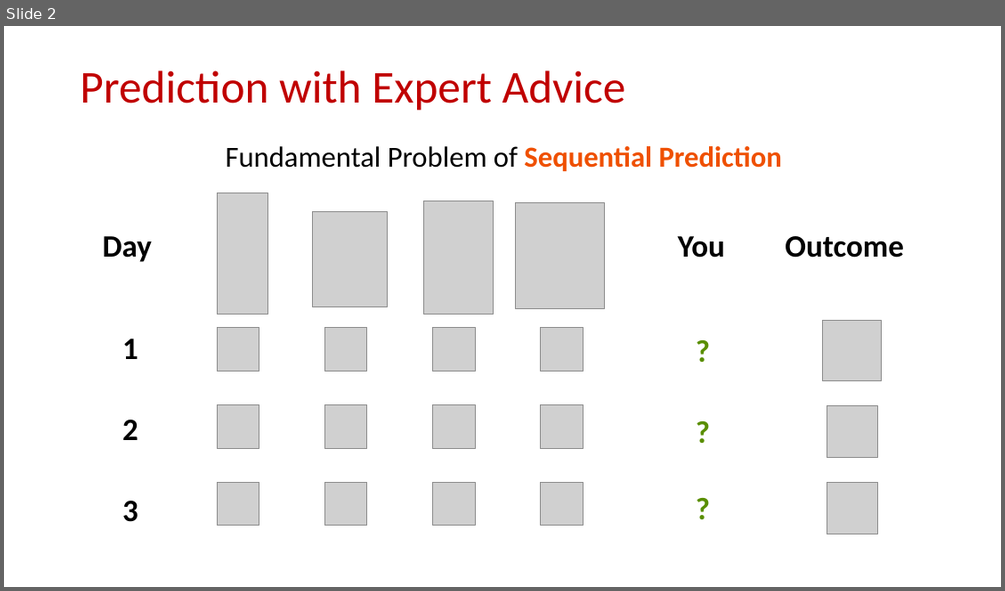
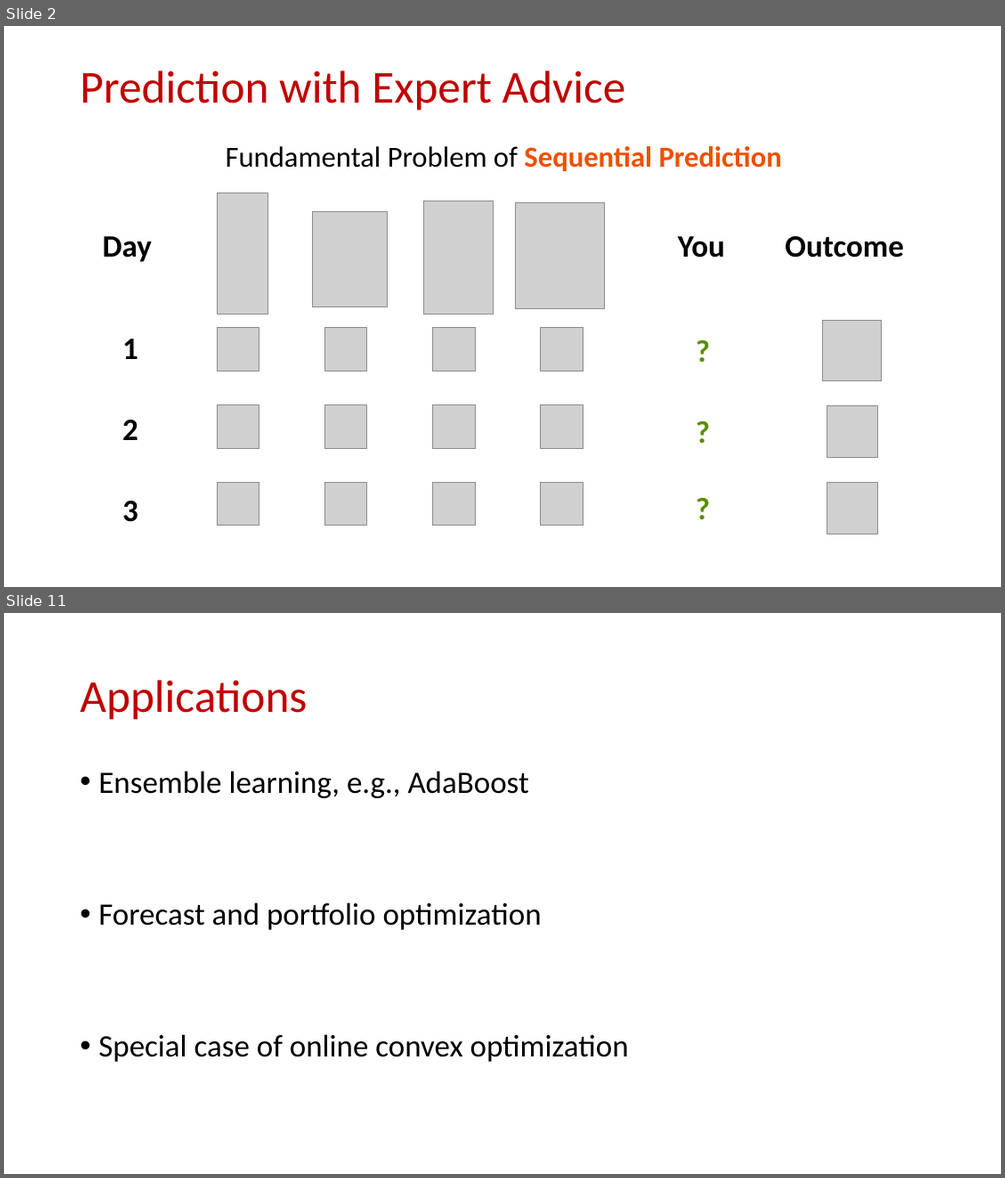
Before and after one commit to samsonzhou/samsonzhou.github.io, a slide deck: other-talks/SODA 2026.pptx. Shown one above the other, each under a label of ours: slide 2 before the commit, slides 2 and 11 after it; the slides between them are not shown. The pictures are 1005x591 and 1005x1178 pixels, drawn with LibreOffice and Linux fonts; fonts in the diff are those of the drawing; grey boxes stand for pictures. Boxes give left, top, right and bottom in pixels: in the first picture for what was removed or moved away, otherwise in the second. Text is boxed around its words. In the diff, an @@ line names an element or a change of style, - is before the commit and + after.

```diff
--- a/other-talks/SODA 2026.pptx
+++ b/other-talks/SODA 2026.pptx
@@ slide 11 added at (x1=4, y1=613, x2=1001, y2=1174), background #FFFFFF @@
@@ title added at (x1=80, y1=680, x2=307, y2=720), 44 pt, text #C00000 @@
+Applications
@@ text added at (x1=98, y1=771, x2=629, y2=1062), 30 pt, text #000000 @@
+• Ensemble learning, e.g., AdaBoost
+• Forecast and portfolio optimization
+• Special case of online convex optimization
```
Also in this commit, not shown: 1 slide changed, 25 other slides added.
